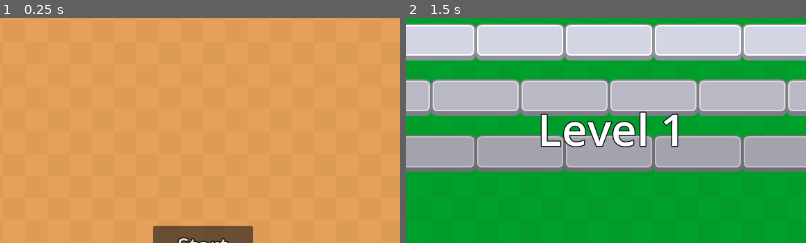
Above: before the commit, frames 1-2 (left to right).
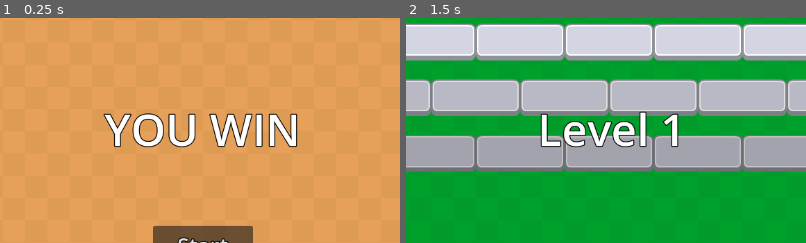
Above: after the commit, the same moments.

Repository: pinkkis/godot-bricks
Game: Godot game, scene res://scenes/game_board.tscn
The game is run twice, just before and just after one commit, with the same random seed, the same clock (stepped at 60 frames per second) and the same inputs.
Inputs (mouse positions are % of the whole screen's width and height, from its top left):
- Up to frame 1 (0.25 s): no input
- Up to frame 2 (1.5 s): click "Start" at 0.5 s; tap Enter at 1.25 s; move the mouse to (72, 45) at 1.27 s; hold Right (ui_right) from 1.28 s (still down)
The pictures show only the part of the screen within x 25-75%, y 4-54%; the shares and areas given below are measured in that part.

The runs differ from the first frame. In frame 1, 3.9% of the frame differs, in the area x 25-75%, y 42-58%; in frame 2, nothing differs.

Commit message:
fix you win label

Diff:
--- a/scenes/game_board.tscn
+++ b/scenes/game_board.tscn
@@ -86,16 +86,16 @@
 horizontal_alignment = 1
 
 [node name="GameWinLabel" type="Label" parent="UI"]
-visible = false
 layout_mode = 0
-offset_left = 432.0
-offset_top = 152.0
-offset_right = 800.0
-offset_bottom = 264.0
+offset_left = 212.0
+offset_top = 144.0
+offset_right = 940.0
+offset_bottom = 256.0
 theme_override_colors/font_outline_color = Color(0, 0, 0, 1)
 theme_override_constants/outline_size = 5
 theme_override_font_sizes/font_size = 64
 text = "YOU WIN"
+horizontal_alignment = 1
 
 [node name="PaddleStartPosition" type="Node2D" parent="."]
 position = Vector2(512, 608)
--- a/scripts/game_board.gd
+++ b/scripts/game_board.gd
@@ -72,7 +72,7 @@
 	else:
 		score_label.visible = false
 		lives_label.visible = false
-		game_win_label = 'You Win!\nScore: ' + str(score)
+		game_win_label = 'You Win! Score: ' + str(score)
 		game_win_label.visible = true
 		start.visible = true
 
@@ -98,6 +98,7 @@
 func _on_start_pressed():
 	current_level = 1
 	lives = 3
+	score = 0
 	start.visible = false
 	score_label.visible = true
 	lives_label.visible = true
